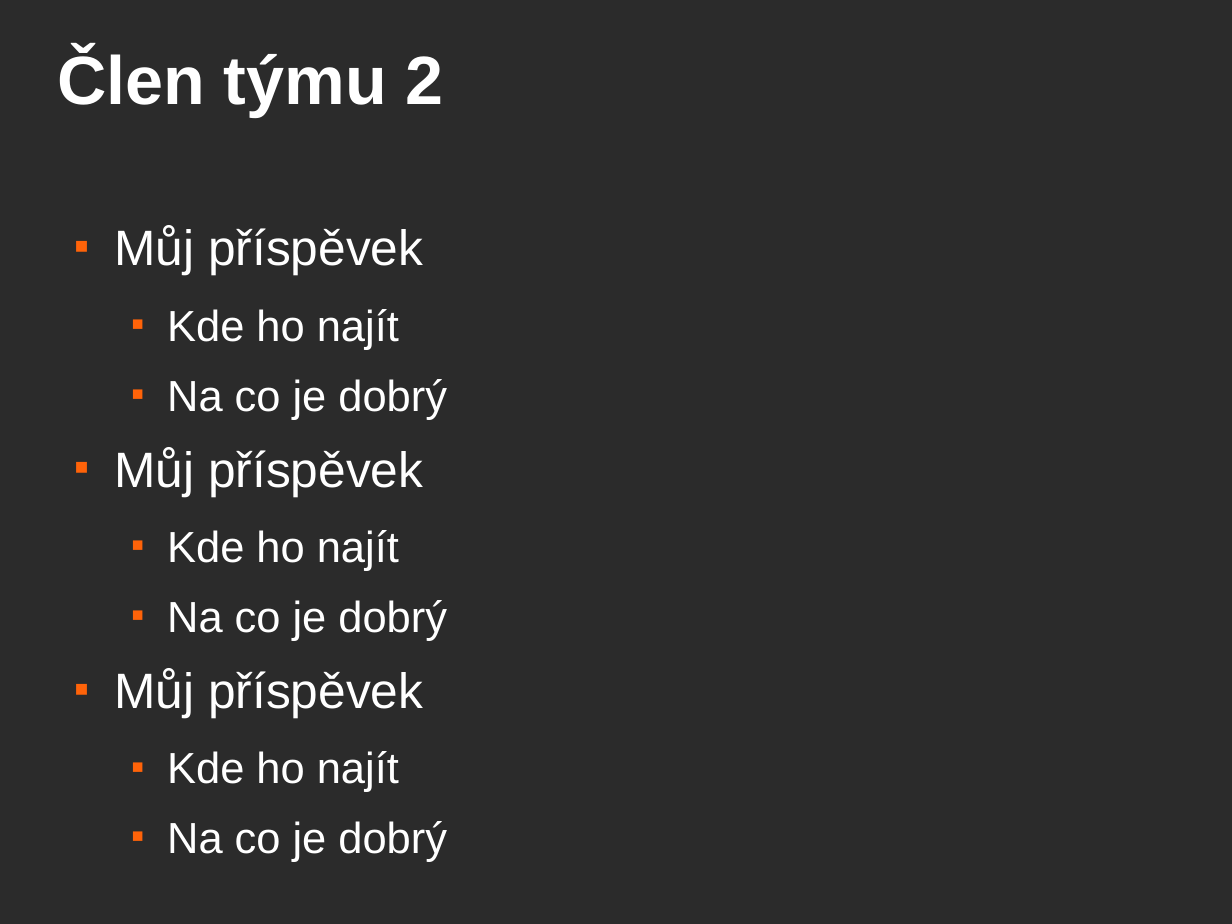
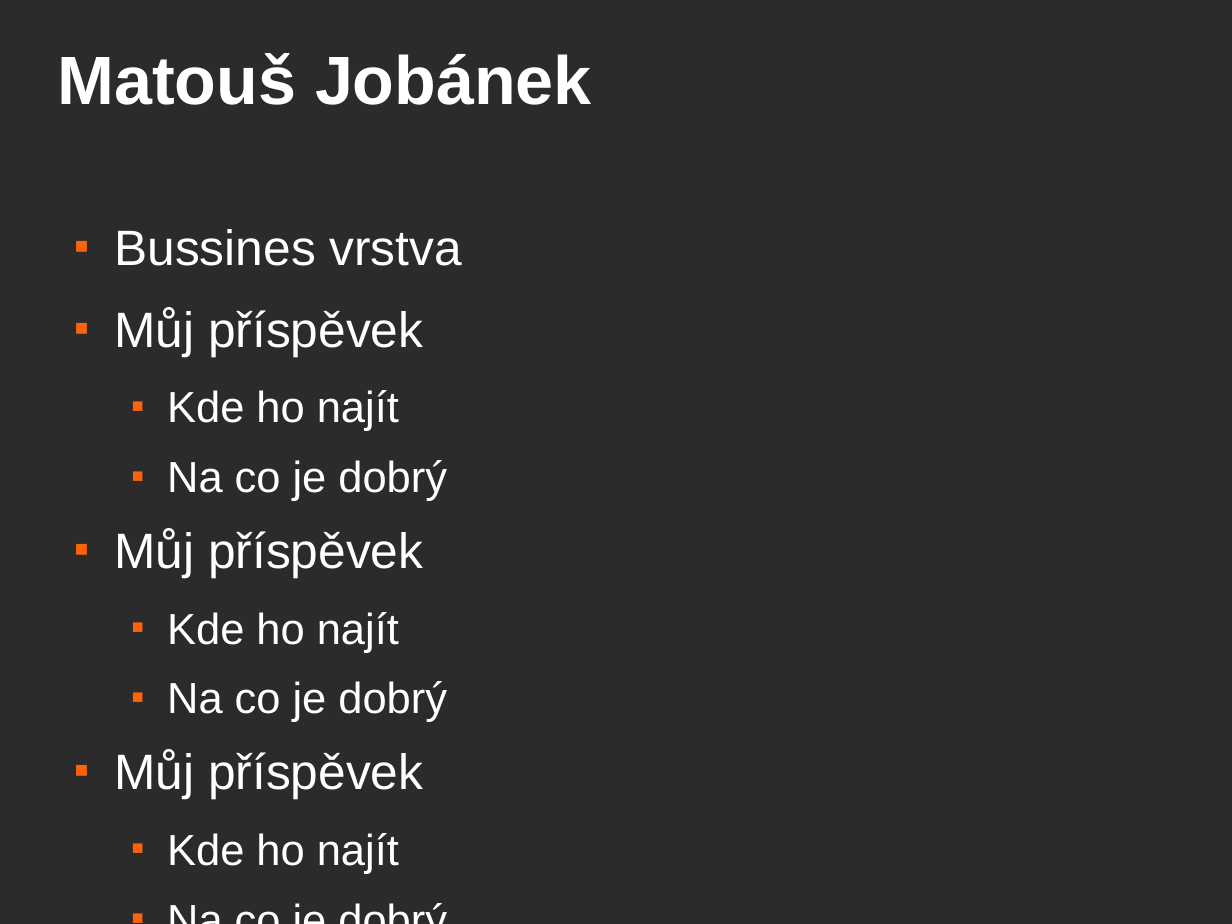
Before and after one commit to pkremens/pv243-eshop, a slide deck: slide 4 of jboss-presentation.odp. Drawn at 1232x924 pixels with LibreOffice and Linux fonts; fonts in the diff are those of the drawing; background and template pictures are left out; a plain dark background stands for a picture behind light text. Boxes give left, top, right and bottom in pixels: in the first picture for what was removed or moved away, otherwise in the second. Text is boxed around its words. In the diff, an @@ line names an element or a change of style, - is before the commit and + after.

```diff
--- a/jboss-presentation.odp
+++ b/jboss-presentation.odp
@@ title at [57, 53, 592, 105]: text changed @@
-Člen týmu 2
+Matouš Jobánek
@@ text at [114, 229, 462, 266]: paragraph added @@
+■ Bussines vrstva
```
Also in this commit, not shown: 3 other slides changed, 3 slides added, 3 slides removed, 1 other file.
